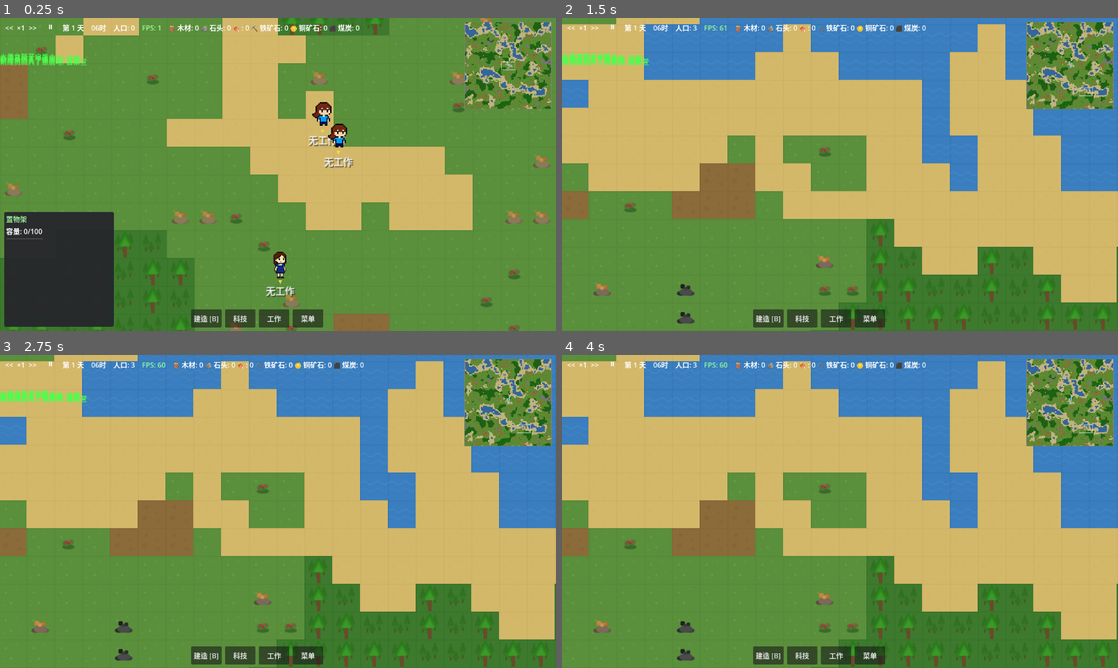
Above: before the commit, frames 1-4 (two rows, left to right).
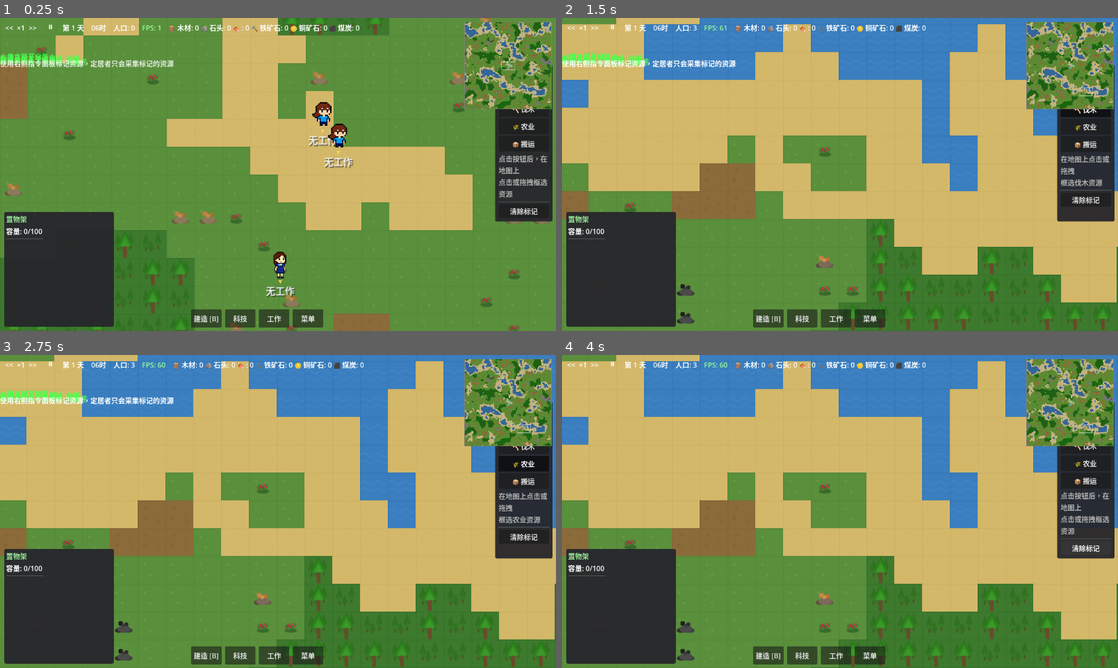
Above: after the commit, the same moments.

Repository: ZhanXuzhao/the-path-of-humanity
Game: Godot game, scene res://scenes/game.tscn
Same seed, same stepped clock (60 frames per second), same inputs: the game is played once before the commit and once after it.
Inputs (mouse positions are in pixels of both pictures, inside the frame that each line leads up to):
- Up to frame 1 (0.25 s): no input
- Up to frame 2 (1.5 s): click (1084, 93) at 0.5 s, where only the run after the commit has a clickable "⛏️ 采矿"; click (1084, 108) at 1.25 s, where only the run after the commit has a clickable "🪓 伐木"
- Up to frame 3 (2.75 s): click (522, 464) at 2 s, where only the run after the commit has a clickable "🌾 农业"
- Up to frame 4 (4 s): click (1084, 480) at 2.75 s, where only the run after the commit has a clickable "📦 搬运"; click (1084, 536) at 3.5 s, where only the run after the commit has a clickable "清除标记"

The runs differ from the first frame. In frame 1, 4.2% of the frame differs, in the area x 0-100%, y 13-66%; in frame 2, 11%; in frame 3, 11%, in the area x 0-100%, y 13-99%; in frame 4, 11%.

Commit message:
feat: 添加指令面板与资源标记系统
- 新增 command_panel.gd 指令面板 UI（采矿/伐木/农业/搬运按钮）
- 新增标记系统：玩家可点选或框选资源，定居者只采集被标记的资源
- 新增标记视觉覆盖层：不同工作类型显示不同颜色边框
- 新增框选拖拽交互与视觉反馈
- 修改 AI 资源扫描逻辑，仅采集标记资源

Diff:
--- a/scenes/game.tscn
+++ b/scenes/game.tscn
@@ -13,6 +13,7 @@
 [ext_resource type="PackedScene" uid="uid://cm5p4exrbq2j6" path="res://scenes/main_menu.tscn" id="10_kae2"]
 [ext_resource type="Script" uid="uid://b8ill76nlbxvo" path="res://scripts/ui/minimap.gd" id="11_x8m9"]
 [ext_resource type="Script" uid="uid://b2alnb6envcwj" path="res://scripts/ui/work_panel.gd" id="12_0k7l"]
+[ext_resource type="Script" path="res://scripts/ui/command_panel.gd" id="13_h4x8"]
 
 [sub_resource type="StyleBoxFlat" id="2"]
 content_margin_left = 6.0
@@ -536,6 +537,61 @@
 layout_mode = 2
 text = "全部重置为默认"
 
+[node name="CommandPanel" type="Panel" parent="UI" unique_id=1234567890]
+anchors_preset = 6
+anchor_left = 1.0
+anchor_top = 0.15
+anchor_right = 1.0
+anchor_bottom = 0.65
+offset_left = -140.0
+offset_top = 0.0
+offset_right = -8.0
+offset_bottom = 0.0
+mouse_filter = 1
+theme_override_styles/panel = SubResource("2")
+script = ExtResource("13_h4x8")
+
+[node name="MarginContainer" type="MarginContainer" parent="UI/CommandPanel"]
+layout_mode = 1
+anchors_preset = 15
+anchor_right = 1.0
+anchor_bottom = 1.0
+theme_override_constants/margin_left = 8
+theme_override_constants/margin_top = 8
+theme_override_constants/margin_right = 8
+theme_override_constants/margin_bottom = 8
+
+[node name="VBox" type="VBoxContainer" parent="UI/CommandPanel/MarginContainer"]
+layout_mode = 2
+
+[node name="TitleLabel" type="Label" parent="UI/CommandPanel/MarginContainer/VBox"]
+layout_mode = 2
+theme_override_colors/font_color = Color(0.3, 0.8, 1.0, 1)
+theme_override_constants/minimum_font_size = 14
+text = "指令面板"
+
+[node name="Sep" type="HSeparator" parent="UI/CommandPanel/MarginContainer/VBox"]
+layout_mode = 2
+
+[node name="ButtonContainer" type="VBoxContainer" parent="UI/CommandPanel/MarginContainer/VBox"]
+layout_mode = 2
+theme_override_constants/separation = 4
+
+[node name="HintLabel" type="Label" parent="UI/CommandPanel/MarginContainer/VBox"]
+layout_mode = 2
+theme_override_colors/font_color = Color(0.7, 0.7, 0.7, 1)
+theme_override_constants/minimum_font_size = 10
+text = "点击按钮后，在地图上\n点击或拖拽框选资源"
+autowrap_mode = 2
+
+[node name="ClearSep" type="HSeparator" parent="UI/CommandPanel/MarginContainer/VBox"]
+layout_mode = 2
+
+[node name="ClearBtn" type="Button" parent="UI/CommandPanel/MarginContainer/VBox"]
+layout_mode = 2
+custom_minimum_size = Vector2(100, 30)
+text = "清除标记"
+
 [node name="Minimap" type="Control" parent="UI" unique_id=848653378]
 layout_mode = 3
 anchors_preset = 0
--- a/scripts/core/game.gd
+++ b/scripts/core/game.gd
@@ -4,6 +4,7 @@
 class_name Game
 
 const ItemDefinitions = preload("res://resources/item_definitions.gd")
+const WorkManager = preload("res://scripts/autoload/work_manager.gd")
 
 @onready var world = $World
 @onready var building_system = $Systems/BuildingSystem
@@ -59,6 +60,24 @@
 # key: "x,y" -> settler_id，表示该资源正被哪个定居者采集
 var _claimed_harvest_resources: Dictionary = {}
 
+# ==================== 指令标记系统 ====================
+# 标记模式——玩家可标记哪些资源允许采集
+var designation_mode: bool = false
+var designation_work_type: int = -1  # WorkManager.WorkType
+
+# 已标记的资源 {"x,y": work_type}
+# 只有被标记的资源才会被定居者采集
+var designated_resources: Dictionary = {}
+
+# 框选拖拽状态
+var _is_designation_dragging: bool = false
+var _drag_start_grid: Vector2i = Vector2i(-1, -1)
+var _drag_end_grid: Vector2i = Vector2i(-1, -1)
+var _drag_box_visual: ColorRect = null
+
+signal designation_mode_changed(active: bool, work_type: int)
+signal designated_resources_changed()
+
 # 清理过期采集占用的定时器（每30帧清理一次）
 func _ready():
 	# 自动加载存档（静默读取，不弹通知）
@@ -81,6 +100,9 @@
 		_generate_initial_area()
 		_spawn_initial_settlers()
 
+		# 新游戏提示：使用指令面板标记资源
+		call_deferred("_show_command_panel_tutorial")
+
 	# 初始化系统引用
 	if building_system:
 		building_system.world = world
@@ -132,6 +154,15 @@
 			var stacks = world.get_ground_items_at(selected_ground_item_pos)
 			if stacks.is_empty():
 				_deselect_ground_item()
+
+		# 标记模式：更新框选视觉
+		if designation_mode and _is_designation_dragging:
+			var mouse_pos = get_global_mouse_position()
+			_drag_end_grid = Vector2i(
+				floori(mouse_pos.x / world.tile_size),
+				floori(mouse_pos.y / world.tile_size)
+			)
+			_update_designation_drag_visual()
 
 func _generate_initial_area():
 	# 新游戏：随机化地图种子，确保每次地图不同
@@ -238,6 +269,166 @@
 			build_menu.selected_building = ""
 			for i in build_menu.category_tabs.get_child_count():
 				build_menu.category_tabs.get_child(i).button_pressed = false
+
+# ==================== 指令标记模式 ====================
+
+func enter_designation_mode(work_type: int):
+	"""进入标记模式，玩家可以标记指定类型的资源"""
+	if build_mode:
+		exit_build_mode()
+
+	designation_mode = true
+	designation_work_type = work_type
+	_is_designation_dragging = false
+
+	# 创建框选视觉（矩形虚线框）
+	if _drag_box_visual == null:
+		_drag_box_visual = ColorRect.new()
+		_drag_box_visual.color = Color(0.3, 1.0, 0.3, 0.15)
+		_drag_box_visual.z_index = 150
+		_drag_box_visual.mouse_filter = Control.MOUSE_FILTER_IGNORE
+		# 边框用4条线实现
+		_drag_box_visual.size = Vector2.ZERO
+		add_child(_drag_box_visual)
+
+	designation_mode_changed.emit(true, work_type)
+
+func exit_designation_mode():
+	"""退出标记模式"""
+	designation_mode = false
+	designation_work_type = -1
+	_is_designation_dragging = false
+
+	if _drag_box_visual:
+		_drag_box_visual.size = Vector2.ZERO
+		_drag_box_visual.visible = false
+
+	designation_mode_changed.emit(false, -1)
+
+func toggle_resource_designation(grid_pos: Vector2i) -> bool:
+	"""切换指定网格位置的资源标记状态，返回标记后的状态（true=已标记）"""
+	var key = "%d,%d" % [grid_pos.x, grid_pos.y]
+
+	if designated_resources.has(key):
+		# 如果已标记，且工作类型相同则取消标记；类型不同则更新
+		if designated_resources[key] == designation_work_type:
+			designated_resources.erase(key)
+			designated_resources_changed.emit()
+			return false
+		else:
+			designated_resources[key] = designation_work_type
+			designated_resources_changed.emit()
+			return true
+	else:
+		# 检查该位置是否有可标记的资源
+		var dep = world.get_resource_at(grid_pos) if world else null
+		if dep != null and dep.amount > 0:
+			if _is_resource_match_work_type(dep.type, designation_work_type):
+				designated_resources[key] = designation_work_type
+				designated_resources_changed.emit()
+				return true
+		# 搬运模式：也标记地面物品
+		if designation_work_type == WorkManager.WorkType.HAULING and world:
+			var stacks = world.get_ground_items_at(grid_pos)
+			if not stacks.is_empty():
+				designated_resources[key] = designation_work_type
+				designated_resources_changed.emit()
+				return true
+
+	return false
+
+func is_resource_designated(grid_pos: Vector2i) -> bool:
+	"""检查指定网格位置的资源是否已被标记"""
+	var key = "%d,%d" % [grid_pos.x, grid_pos.y]
+	return designated_resources.has(key)
+
+func get_designated_work_type(grid_pos: Vector2i) -> int:
+	"""获取指定资源的标记工作类型，-1表示未标记"""
+	var key = "%d,%d" % [grid_pos.x, grid_pos.y]
+	return designated_resources.get(key, -1)
+
+func clear_all_designations():
+	"""清除所有标记"""
+	designated_resources.clear()
+	designated_resources_changed.emit()
+
+func clear_designations_by_type(work_type: int):
+	"""清除指定工作类型的所有标记"""
+	var to_remove: Array[String] = []
+	for key in designated_resources:
+		if designated_resources[key] == work_type:
+			to_remove.append(key)
+	for key in to_remove:
+		designated_resources.erase(key)
+	if not to_remove.is_empty():
+		designated_resources_changed.emit()
+
+func _is_resource_match_work_type(resource_type: int, work_type: int) -> bool:
+	"""检查资源类型是否匹配指定的工作类型"""
+	match work_type:
+		WorkManager.WorkType.MINING:
+			return resource_type in [
+				World.ResourceNodeType.STONE_DEPOSIT,
+				World.ResourceNodeType.IRON_DEPOSIT,
+				World.ResourceNodeType.COPPER_DEPOSIT,
+				World.ResourceNodeType.COAL_DEPOSIT,
+			]
+		WorkManager.WorkType.WOODCUTTING:
+			return resource_type == World.ResourceNodeType.TREE
+		WorkManager.WorkType.FARMING:
+			return resource_type == World.ResourceNodeType.BERRY_BUSH
+		_:
+			return false
+
+func _designate_resources_in_rect(from_grid: Vector2i, to_grid: Vector2i):
+	"""在矩形区域内标记所有匹配工作类型的资源"""
+	var min_x = mini(from_grid.x, to_grid.x)
+	var max_x = maxi(from_grid.x, to_grid.x)
+	var min_y = mini(from_grid.y, to_grid.y)
+	var max_y = maxi(from_grid.y, to_grid.y)
+
+	var changed = false
+	for x in range(min_x, max_x + 1):
+		for y in range(min_y, max_y + 1):
+			var pos = Vector2i(x, y)
+			var dep = world.get_resource_at(pos) if world else null
+			if dep != null and dep.amount > 0:
+				if _is_resource_match_work_type(dep.type, designation_work_type):
+					var key = "%d,%d" % [x, y]
+					designated_resources[key] = designation_work_type
+					changed = true
+			# 搬运模式也标记地面物品
+			if designation_work_type == WorkManager.WorkType.HAULING and world:
+				var stacks = world.get_ground_items_at(pos)
+				if not stacks.is_empty():
+					var key = "%d,%d" % [x, y]
+					designated_resources[key] = designation_work_type
+					changed = true
+
+	if changed:
+		designated_resources_changed.emit()
+
+func _update_designation_drag_visual():
+	"""更新框选拖拽的视觉反馈"""
+	if not _is_designation_dragging or _drag_start_grid.x < 0 or _drag_end_grid.x < 0:
+		if _drag_box_visual:
+			_drag_box_visual.visible = false
+		return
+
+	var min_x = mini(_drag_start_grid.x, _drag_end_grid.x)
+	var max_x = maxi(_drag_start_grid.x, _drag_end_grid.x)
+	var min_y = mini(_drag_start_grid.y, _drag_end_grid.y)
+	var max_y = maxi(_drag_start_grid.y, _drag_end_grid.y)
+
+	var pixel_pos = Vector2(min_x * world.tile_size, min_y * world.tile_size)
+	var pixel_size = Vector2(
+		(max_x - min_x + 1) * world.tile_size,
+		(max_y - min_y + 1) * world.tile_size
+	)
+
+	_drag_box_visual.position = pixel_pos
+	_drag_box_visual.size = pixel_size
+	_drag_box_visual.visible = true
 
 func _update_build_preview():
 	var mouse_pos = get_global_mouse_position()
@@ -489,6 +680,10 @@
 		# 有选中地面物品时，Esc 取消
 		if selected_ground_item_pos.x >= 0:
 			_deselect_ground_item()
+			return
+
+		if designation_mode:
+			exit_designation_mode()
 			return
 
 		if build_mode:
@@ -520,21 +715,62 @@
 			main_menu.visible = true
 			_gm.pause_game()
 
-	# 右键退出建造模式
-	if event is InputEventMouseButton and event.button_index == MOUSE_BUTTON_RIGHT and event.pressed and build_mode:
-		exit_build_mode()
-		return
+	# 右键退出标记模式或建造模式
+	if event is InputEventMouseButton and event.button_index == MOUSE_BUTTON_RIGHT and event.pressed:
+		if designation_mode:
+			exit_designation_mode()
+			return
+		if build_mode:
+			exit_build_mode()
+			return
 
 	# 点击UI控件时不处理世界点击逻辑
 	if event.is_action_pressed("left_click") and _is_mouse_over_ui():
 		return
 
+	# 标记模式的左键处理
+	if event is InputEventMouseButton and not build_mode and designation_mode:
+		if event.button_index == MOUSE_BUTTON_LEFT:
+			if event.pressed:
+				# 开始拖拽或点选
+				var global_pos = get_global_mouse_position()
+				_drag_start_grid = Vector2i(
+					floori(global_pos.x / world.tile_size),
+					floori(global_pos.y / world.tile_size)
+				)
+				_drag_end_grid = _drag_start_grid
+				_is_designation_dragging = true
+				_drag_box_visual.visible = false
+			else:
+				# 鼠标释放：完成框选
+				if _is_designation_dragging:
+					_is_designation_dragging = false
+					_drag_box_visual.visible = false
+
+					var global_pos = get_global_mouse_position()
+					var end_grid = Vector2i(
+						floori(global_pos.x / world.tile_size),
+						floori(global_pos.y / world.tile_size)
+					)
+
+					# 判断是点选还是框选
+					if _drag_start_grid == end_grid:
+						# 点选：切换单个资源的标记状态
+						toggle_resource_designation(_drag_start_grid)
+					else:
+						# 框选：标记矩形内所有匹配资源
+						_designate_resources_in_rect(_drag_start_grid, end_grid)
+
+					_drag_start_grid = Vector2i(-1, -1)
+					_drag_end_grid = Vector2i(-1, -1)
+			return
+
 	if event.is_action_pressed("left_click") and build_mode:
 		_try_place_building()
 		return
 
-	# 定居者点击选择（非建造模式下的左键单击）
-	if event.is_action_pressed("left_click") and not build_mode:
+	# 定居者点击选择（非建造模式、非标记模式下的左键单击）
+	if event.is_action_pressed("left_click") and not build_mode and not designation_mode:
 		var global_pos = get_global_mouse_position()
 		var grid_pos = Vector2i(
 			floori(global_pos.x / world.tile_size),
@@ -677,6 +913,11 @@
 			_speed_up()
 			get_viewport().set_input_as_handled()
 
+# -------- 指令面板教程提示 --------
+func _show_command_panel_tutorial():
+	"""新游戏时显示指令面板使用提示"""
+	_gm.show_notification("使用右侧指令面板标记资源，定居者只会采集标记的资源", 8)
+
 # -------- 速度控制（-= 快捷键） --------
 func _speed_up():
 	"""加速：切换到下一档速度"""
@@ -1010,6 +1251,10 @@
 				if _claimed_harvest_resources.has(res_key):
 					continue
 
+				# 指令面板：只采集被标记的资源
+				if not designated_resources.has(res_key):
+					continue
+
 				var world_pos = _grid_to_world(global_pos)
 				var item_id = dep.get_item_drop()
 
@@ -1150,6 +1395,11 @@
 	for pos in world.ground_items:
 		var stacks = world.ground_items[pos]
 		if stacks.is_empty():
+			continue
+
+		# 指令面板：搬运模式下只处理被标记的地面物品
+		var haul_key = "%d,%d" % [pos.x, pos.y]
+		if not designated_resources.is_empty() and not designated_resources.has(haul_key):
 			continue
 
 		for stack in stacks:
--- a/scripts/core/world_renderer.gd
+++ b/scripts/core/world_renderer.gd
@@ -52,6 +52,27 @@
 var _selected_ground_item_pos: Vector2i = Vector2i(-1, -1)
 var _ground_item_selection_overlay: Node2D  # 地面物品选中叠加层
 var _ground_item_info_label: Label  # 缓存的标签引用
+
+# ==================== 指令标记视觉 ====================
+var _designation_overlay: Node2D  # 标记覆盖层
+var _designation_sprites: Dictionary = {}  # "x,y" -> Node2D (每个标记位置的小图标/边框)
+var _last_designation_state: Dictionary = {}  # 缓存上次标记状态，用于增量更新
+
+# 工作类型对应的标记颜色
+const DESIGNATION_COLORS = {
+	0: Color(0.8, 0.8, 0.8, 0.8),  # MINING - 灰色
+	1: Color(0.6, 1.0, 0.4, 0.8),  # WOODCUTTING - 绿色
+	5: Color(1.0, 0.7, 0.2, 0.8),  # FARMING - 橙色
+	6: Color(0.4, 0.7, 1.0, 0.8),  # HAULING - 蓝色
+}
+
+# 工作类型对应的标记边框颜色（更鲜艳）
+const DESIGNATION_BORDER_COLORS = {
+	0: Color(0.9, 0.9, 0.9, 0.9),   # MINING
+	1: Color(0.4, 1.0, 0.2, 0.9),   # WOODCUTTING
+	5: Color(1.0, 0.6, 0.1, 0.9),   # FARMING
+	6: Color(0.2, 0.6, 1.0, 0.9),   # HAULING
+}
 
 func _ready():
 	# 使用 TextureGenerator 生成所有纹理
@@ -106,6 +127,16 @@
 	_ground_item_selection_overlay.z_index = 51
 	_ground_item_selection_overlay.name = "GroundItemSelectionOverlay"
 	add_child(_ground_item_selection_overlay)
+
+	# 创建指令标记叠加层（z_index 略高于资源，与资源选中同层）
+	_designation_overlay = Node2D.new()
+	_designation_overlay.z_index = 52
+	_designation_overlay.name = "DesignationOverlay"
+	add_child(_designation_overlay)
+
+	# 连接指令标记变化信号
+	if game:
+		game.designated_resources_changed.connect(_on_designated_resources_changed)
 
 	# 渲染已有的地面物品（加载存档时可能已有数据）
 	call_deferred("_render_existing_ground_items")
@@ -752,3 +783,116 @@
 	_clear_resource_selection_overlay()
 	_resource_info_label = null
 	_last_resource_amount = -1.0
+
+	# 清除指令标记
+	_clear_all_designation_overlays()
+
+# ==================== 指令标记视觉渲染 ====================
+
+func _on_designated_resources_changed():
+	"""指令标记变化时，增量更新标记覆盖层"""
+	_rebuild_designation_overlays()
+
+func _rebuild_designation_overlays():
+	"""重建所有指令标记覆盖层"""
+	_clear_all_designation_overlays()
+
+	var game = get_node_or_null("/root/Game")
+	if game == null:
+		return
+
+	var designated = game.designated_resources
+	if designated.is_empty():
+		return
+
+	for key in designated:
+		var parts = key.split(",")
+		if parts.size() != 2:
+			continue
+		var grid_pos = Vector2i(int(parts[0]), int(parts[1]))
+		var work_type = designated[key]
+		_create_designation_overlay(grid_pos, work_type)
+
+func _create_designation_overlay(grid_pos: Vector2i, work_type: int):
+	"""为指定位置的资源创建标记覆盖层"""
+	var key = "%d,%d" % [grid_pos.x, grid_pos.y]
+	if _designation_sprites.has(key):
+		return
+
+	var pixel_pos = Vector2(
+		grid_pos.x * world.tile_size,
+		grid_pos.y * world.tile_size
+	)
+	var ts = world.tile_size
+
+	# 创建容器节点
+	var container = Node2D.new()
+	container.z_index = 0
+	_designation_overlay.add_child(container)
+	_designation_sprites[key] = container
+
+	# 获取工作类型对应的颜色
+	var fill_color = DESIGNATION_COLORS.get(work_type, Color(1, 1, 1, 0.3))
+	var border_color = DESIGNATION_BORDER_COLORS.get(work_type, Color(1, 1, 1, 0.8))
+
+	# 半透明填充
+	var fill = ColorRect.new()
+	fill.color = fill_color
+	fill.position = pixel_pos
+	fill.size = Vector2(ts, ts)
+	fill.mouse_filter = Control.MOUSE_FILTER_IGNORE
+	container.add_child(fill)
+
+	# 边框（使用4条边）
+	var bw = 2.0
+	# 上边框
+	var top = ColorRect.new()
+	top.color = border_color
+	top.position = pixel_pos
+	top.size = Vector2(ts, bw)
+	top.mouse_filter = Control.MOUSE_FILTER_IGNORE
+	container.add_child(top)
+	# 下边框
+	var bottom = ColorRect.new()
+	bottom.color = border_color
+	bottom.position = pixel_pos + Vector2(0, ts - bw)
+	bottom.size = Vector2(ts, bw)
+	bottom.mouse_filter = Control.MOUSE_FILTER_IGNORE
+	container.add_child(bottom)
+	# 左边框
+	var left = ColorRect.new()
+	left.color = border_color
+	left.position = pixel_pos
+	left.size = Vector2(bw, ts)
+	left.mouse_filter = Control.MOUSE_FILTER_IGNORE
+	container.add_child(left)
+	# 右边框
+	var right = ColorRect.new()
+	right.color = border_color
+	right.position = pixel_pos + Vector2(ts - bw, 0)
+	right.size = Vector2(bw, ts)
+	right.mouse_filter = Control.MOUSE_FILTER_IGNORE
+	container.add_child(right)
+
+	# 角落的小三角标记（加强识别性）
+	var corner_size = 6.0
+	# 左上角
+	var corner_tl = ColorRect.new()
+	corner_tl.color = border_color
+	corner_tl.position = pixel_pos
+	corner_tl.size = Vector2(corner_size, bw)
+	corner_tl.mouse_filter = Control.MOUSE_FILTER_IGNORE
+	container.add_child(corner_tl)
+	corner_tl = ColorRect.new()
+	corner_tl.color = border_color
+	corner_tl.position = pixel_pos
+	corner_tl.size = Vector2(bw, corner_size)
+	corner_tl.mouse_filter = Control.MOUSE_FILTER_IGNORE
+	container.add_child(corner_tl)
+
+func _clear_all_designation_overlays():
+	"""清除所有指令标记覆盖层"""
+	for key in _designation_sprites:
+		if is_instance_valid(_designation_sprites[key]):
+			_designation_sprites[key].queue_free()
+	_designation_sprites.clear()
--- /dev/null
+++ b/scripts/ui/command_panel.gd
@@ -0,0 +1,94 @@
+# 指令面板 - Command Panel
+# 提供采矿、伐木、农业、搬运指令按钮
+# 点击后进入标记模式，玩家可框选/点选对应类型的资源
+extends Panel
+class_name CommandPanel
+
+const WorkManager = preload("res://scripts/autoload/work_manager.gd")
+
+# 指令按钮配置（使用 Dictionary 代替 struct）
+var commands: Array[Dictionary] = [
+	{"name": "采矿", "work_type": WorkManager.WorkType.MINING, "icon": "⛏️", "desc": "标记矿石资源（铁矿、铜矿、煤矿、石矿）"},
+	{"name": "伐木", "work_type": WorkManager.WorkType.WOODCUTTING, "icon": "🪓", "desc": "标记树木资源"},
+	{"name": "农业", "work_type": WorkManager.WorkType.FARMING, "icon": "🌾", "desc": "标记浆果丛资源"},
+	{"name": "搬运", "work_type": WorkManager.WorkType.HAULING, "icon": "📦", "desc": "标记地面物品为搬运目标"},
+]
+
+@onready var button_container: VBoxContainer = $MarginContainer/VBox/ButtonContainer
+@onready var clear_btn: Button = $MarginContainer/VBox/ClearBtn
+@onready var title_label: Label = $MarginContainer/VBox/TitleLabel
+@onready var hint_label: Label = $MarginContainer/VBox/HintLabel
+
+var _buttons: Dictionary = {}  # work_type -> Button
+var _game = null
+
+func _ready():
+	_game = get_node("/root/Game")
+	title_label.text = "指令面板"
+	hint_label.text = "点击按钮后，在地图上\n点击或拖拽框选资源"
+
+	# 创建指令按钮
+	for cmd in commands:
+		var btn = Button.new()
+		btn.text = "%s %s" % [cmd.icon, cmd.name]
+		btn.tooltip_text = cmd.desc
+		btn.toggle_mode = true
+		btn.custom_minimum_size = Vector2(100, 36)
+		btn.pressed.connect(_on_command_button_pressed.bind(cmd.work_type, btn))
+		button_container.add_child(btn)
+		_buttons[cmd.work_type] = btn
+
+	# 清除标记按钮
+	clear_btn.pressed.connect(_on_clear_pressed)
+
+	# 连接游戏信号
+	if _game:
+		_game.designation_mode_changed.connect(_on_designation_mode_changed)
+
+	visible = true
+
+func _on_command_button_pressed(work_type: int, btn: Button):
+	if not _game:
+		return
+
+	if _game.designation_mode and _game.designation_work_type == work_type:
+		# 已选中此按钮 → 退出标记模式
+		_game.exit_designation_mode()
+		btn.button_pressed = false
+	else:
+		# 取消其他按钮的选中状态
+		for wt in _buttons:
+			if wt != work_type:
+				_buttons[wt].button_pressed = false
+		# 进入标记模式
+		_game.enter_designation_mode(work_type)
+		btn.button_pressed = true
+
+func _on_clear_pressed():
+	"""清除所有指定类型的标记"""
+	if not _game:
+		return
+
+	# 退出标记模式
+	_game.exit_designation_mode()
+	for wt in _buttons:
+		_buttons[wt].button_pressed = false
+
+	# 清除所有标记
+	_game.clear_all_designations()
+
+func _on_designation_mode_changed(active: bool, work_type: int):
+	"""当外部（如按Esc）退出标记模式时，同步按钮状态"""
+	if not active:
+		for wt in _buttons:
+			_buttons[wt].button_pressed = false
+		hint_label.text = "点击按钮后，在地图上\n点击或拖拽框选资源"
+	else:
+		for wt in _buttons:
+			_buttons[wt].button_pressed = (wt == work_type)
+		var cmd_name = ""
+		for cmd in commands:
+			if cmd.work_type == work_type:
+				cmd_name = cmd.name
+				break
+		hint_label.text = "在地图上点击或拖拽\n框选%s资源" % cmd_name
Not shown, added: scripts/ui/command_panel.gd.uid
